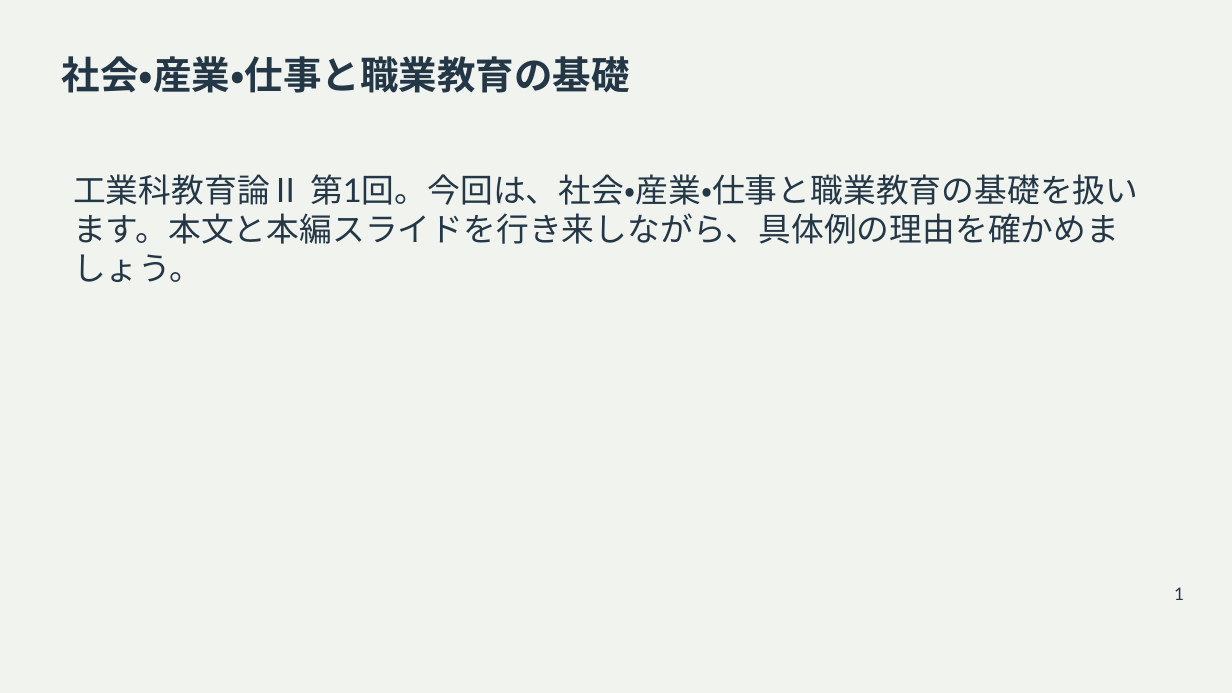
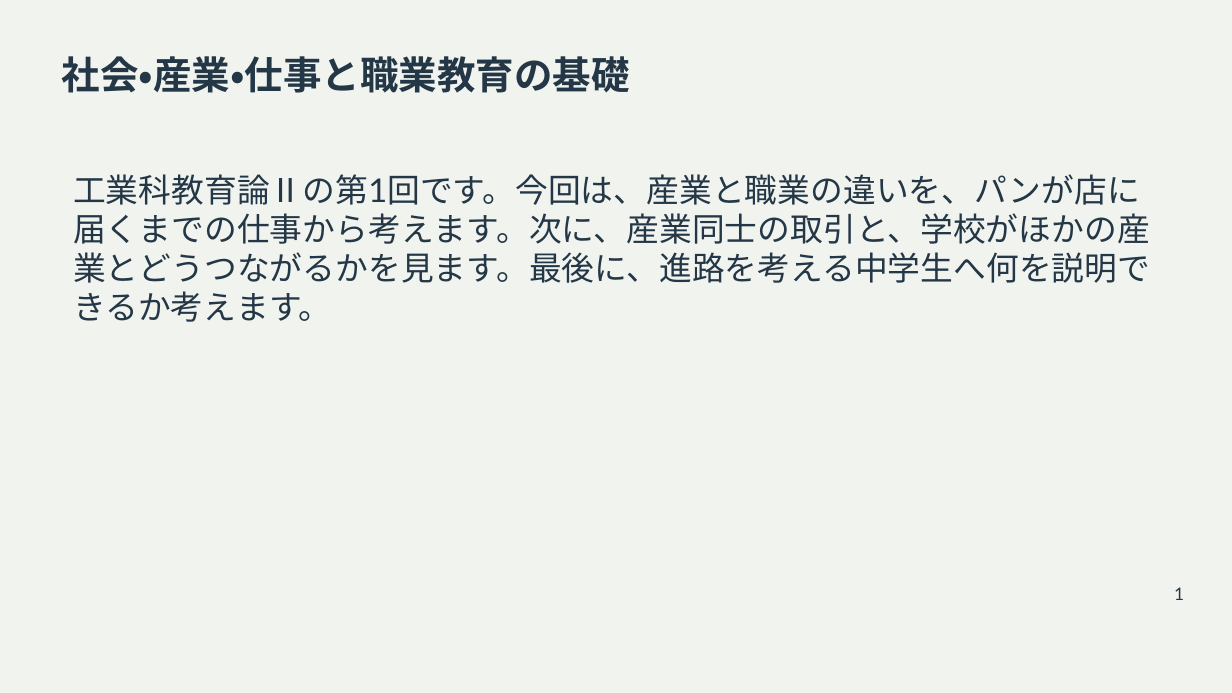
Before and after one commit to zooc-14calbp/industrial-education-ii, a slide deck: slide 1 of reorganized/20261105/main/01/slides.pptx. Drawn at 1232x693 pixels with LibreOffice and Linux fonts; fonts in the diff are those of the drawing. Boxes give left, top, right and bottom in pixels: in the first picture for what was removed or moved away, otherwise in the second. Text is boxed around its words. In the diff, an @@ line names an element or a change of style, - is before the commit and + after.

```diff
--- a/reorganized/20261105/main/01/slides.pptx
+++ b/reorganized/20261105/main/01/slides.pptx
@@ text at bbox=[73, 174, 1150, 322]: text changed @@
-工業科教育論Ⅱ 第1回。今回は、社会・産業・仕事と職業教育の基礎を扱います。本文と本編スライドを行き来しながら、具体例の理由を確かめましょう。
+工業科教育論Ⅱの第1回です。今回は、産業と職業の違いを、パンが店に届くまでの仕事から考えます。次に、産業同士の取引と、学校がほかの産業とどうつながるかを見ます。最後に、進路を考える中学生へ何を説明できるか考えます。
```
Also in this commit, not shown: 46 other slides changed, 5 slides added, 18 other files.
